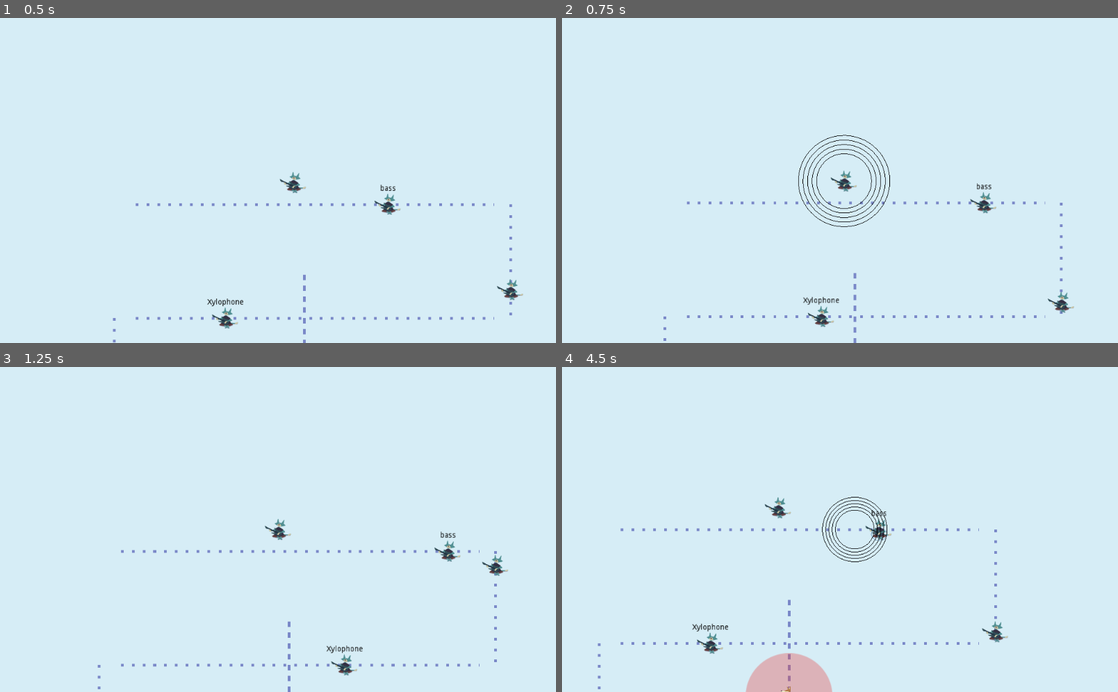
Above: before the commit, frames 1-4 (two rows, left to right).
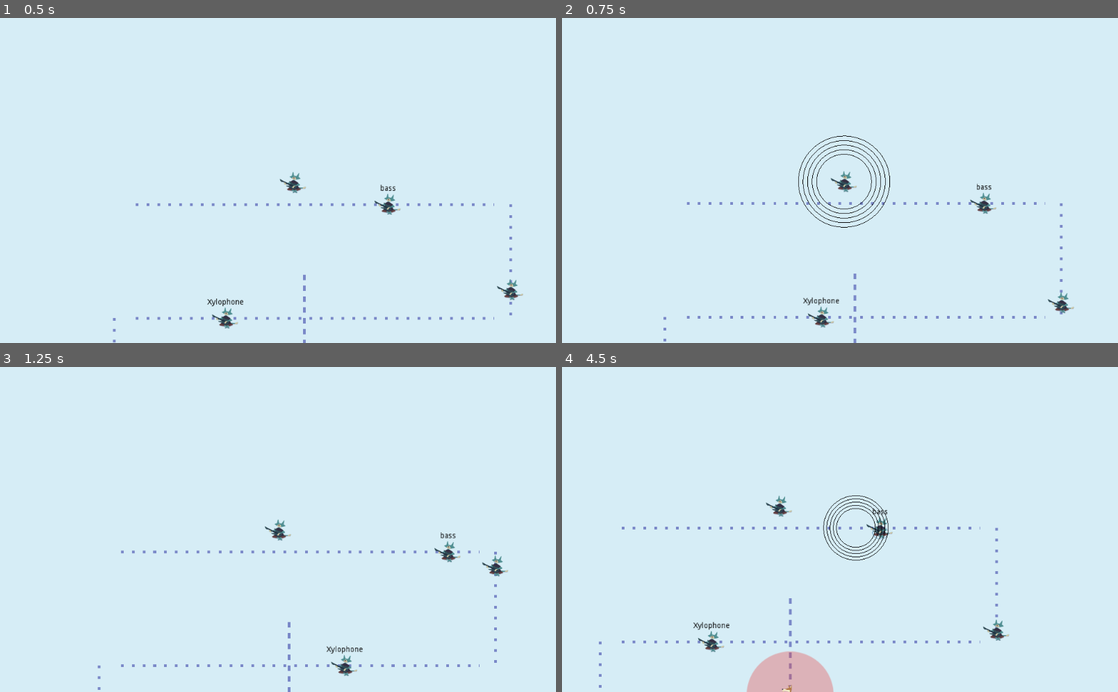
Above: after the commit, the same moments.

Repository: uspgamedev/skyjammers
Game: Godot game, scene res://test/dariostage.tscn
Same seed, same stepped clock (60 frames per second), same inputs: the game is played once before the commit and once after it. This scene is started directly instead of the project's main scene. Sound files missing from this copy of the repository are replaced by a short silence.
Inputs:
- Up to frame 1 (0.5 s): no input
- Up to frame 2 (0.75 s): tap Enter (ui_accept) at 0.5 s; hold Space (action_play) from 0.53 s (still down)
- Up to frame 3 (1.25 s): keep holding Space (action_play); tap Enter (ui_accept) at 0.77 s
- Up to frame 4 (4.5 s): release Space (action_play) at 1.28 s; tap Space (action_play) at 1.35, 2.85, 4.35 s; tap Enter (ui_accept) at 1.52, 3.02, 3.77 s; hold Space (action_play) 2.03-2.78 s; hold Space (action_play) 3.53-4.28 s

Frame 1 is identical in both runs. In frame 2, 1.2% of the frame differs, in the area x 18-93%, y 35-100%; in frame 3, 0.6%; in frame 4, 2.2%, in the area x 6-81%, y 39-100%.

Commit message:
Added screen shake

Diff:
--- a/game/stages/base.gd
+++ b/game/stages/base.gd
@@ -9,6 +9,7 @@
 var lose = false
 
 func _ready():
+	randomize()
 	activeInstrument = get_node(initial_bard_path)
 	activeInstrument.get_node("Riff").play(audioManager.getRiffPos())
 	for instrument in get_tree().get_nodes_in_group("bards"):
@@ -40,9 +41,22 @@
 
 func _on_Input_played():
 	if not win and not activeInstrument.hasSoundwave and activeInstrument.frequency == 0:
+		camera_shake()
 		activeInstrument.pulse()
 	elif win:
 		get_tree().change_scene("res://menus/stage-selector/main.tscn")
 
 func _process(delta):
 	self.camera.position = self.activeInstrument.get_global_position()
+
+func camera_shake():
+	var camera = get_node("Camera2D")
+	var timer = get_node("Camera2D/Timer")
+	var intensity = 4
+
+	timer.start()
+	for i in range(3):
+		var offset = Vector2(randi() % intensity - randi() % intensity, randi() % intensity - randi() % intensity)
+		camera.set_offset(offset)
+		yield(timer, "timeout")
+	timer.stop()
--- a/game/stages/base.tscn
+++ b/game/stages/base.tscn
@@ -4,7 +4,7 @@
 [ext_resource path="res://input/input.tscn" type="PackedScene" id=2]
 [ext_resource path="res://audio/AudioManager.tscn" type="PackedScene" id=3]
 
-[node name="Stage" type="Node2D"]
+[node name="Stage" type="Node2D" index="0"]
 
 script = ExtResource( 1 )
 initial_bard_path = null
@@ -52,6 +52,13 @@
 "_edit_lock_": true
 }
 
+[node name="Timer" type="Timer" parent="Camera2D" index="0"]
+
+process_mode = 1
+wait_time = 0.05
+one_shot = false
+autostart = false
+
 [node name="AudioManager" parent="." index="4" instance=ExtResource( 3 )]
 
 [connection signal="played" from="Input" to="." method="_on_Input_played"]
